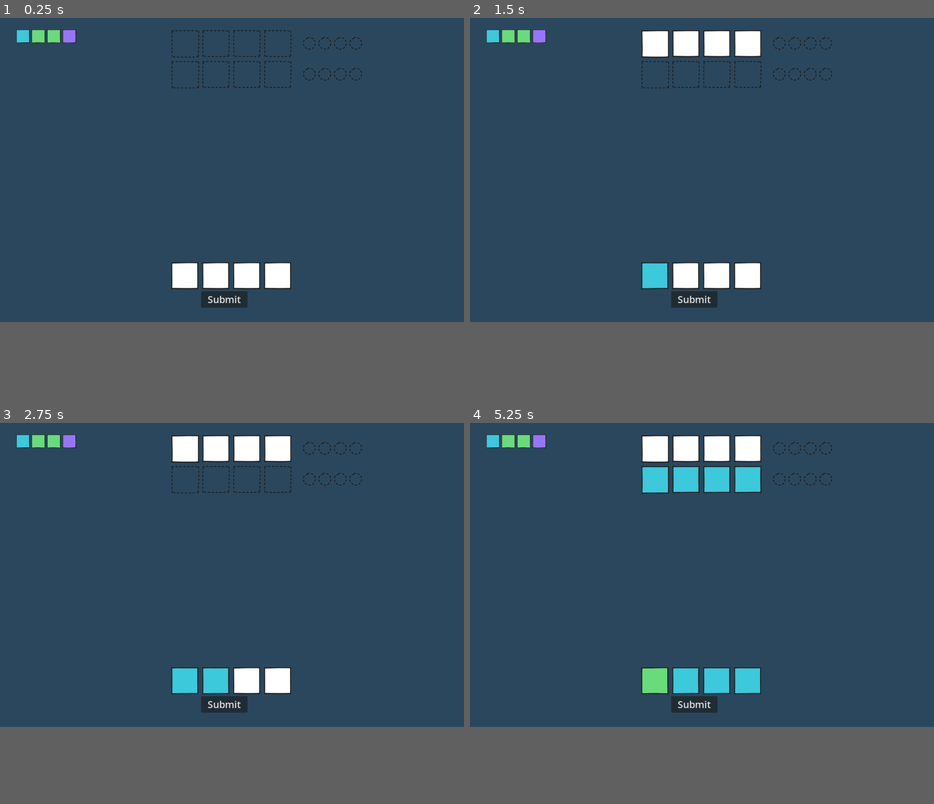
Above: before the commit, frames 1-4 (two rows, left to right).
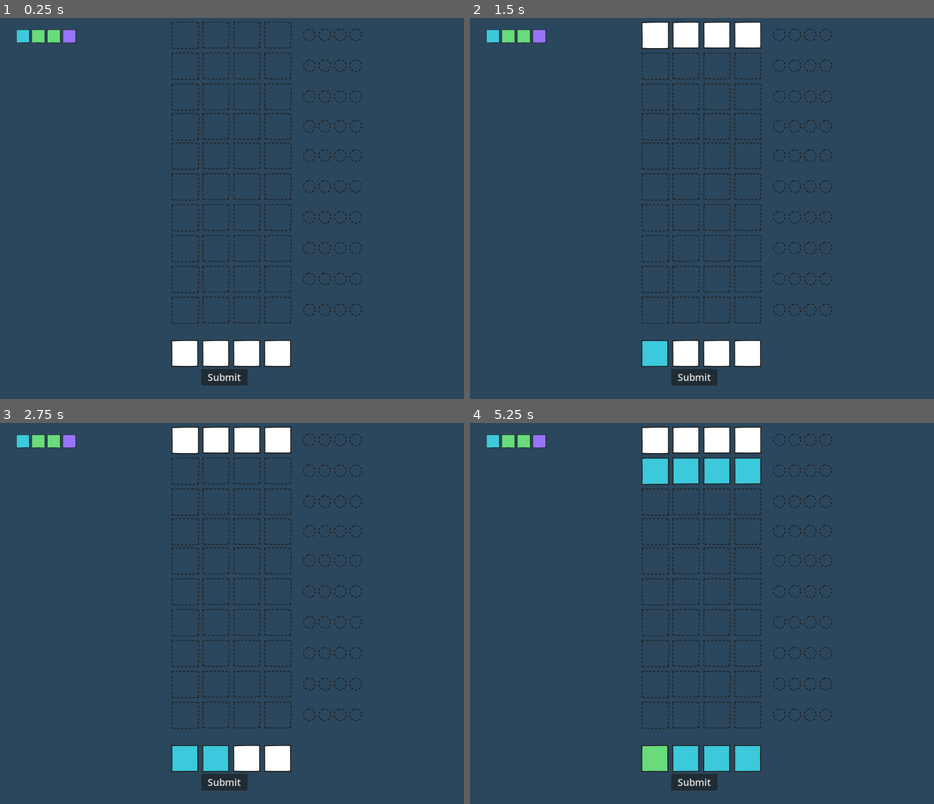
Above: after the commit, the same moments.

Repository: mromphf/mastermind
Game: Godot game, scene res://root.tscn
Same seed, same stepped clock (60 frames per second), same inputs: the game is played once before the commit and once after it.
Inputs (mouse positions are in pixels of both pictures, inside the frame that each line leads up to; where the layout moved, square brackets give the same spot in the first picture):
- Up to frame 1 (0.25 s): no input
- Up to frame 2 (1.5 s): click "Submit" at 0.5 s; click (655, 284) [655, 277] at 1.25 s
- Up to frame 3 (2.75 s): click (218, 689) [218, 682] at 2 s
- Up to frame 4 (5.25 s): click (715, 689) [715, 682] at 2.75 s; click (748, 689) [748, 682] at 3.5 s; click "Submit" at 4.25 s; click (655, 689) [655, 682] at 5 s
In our replay, the window is 800x533 before the commit and 800x666 after it. These sizes can differ from the game's own. Grey fills any space a smaller window leaves; there, only what the larger window draws over its background counts as a difference.

The runs differ from the first frame. In frame 1, 6.0% of the frame differs, in the area x 36-78%, y 0-97%; in frame 2, 6.9%; in frame 3, 6.9%; in frame 4, 7.6%.

Commit message:
Increase game height and add all output rows.

Diff:
--- a/Board.tscn
+++ b/Board.tscn
@@ -13,7 +13,7 @@
 offset_left = -80.0
 offset_top = -80.0
 offset_right = 1280.0
-offset_bottom = 880.0
+offset_bottom = 1000.0
 texture = SubResource("CanvasTexture_rbagi")
 
 [node name="OutputHousing" type="Control" parent="."]
@@ -24,7 +24,31 @@
 offset_bottom = 800.0
 
 [node name="output1" parent="OutputHousing" instance=ExtResource("1_2df6f")]
-position = Vector2(40, 40)
+position = Vector2(40, 18)
 
 [node name="output2" parent="OutputHousing" instance=ExtResource("1_2df6f")]
-position = Vector2(40, 120)
+position = Vector2(40, 98)
+
+[node name="output3" parent="OutputHousing" instance=ExtResource("1_2df6f")]
+position = Vector2(40, 178)
+
+[node name="output4" parent="OutputHousing" instance=ExtResource("1_2df6f")]
+position = Vector2(40, 255)
+
+[node name="output5" parent="OutputHousing" instance=ExtResource("1_2df6f")]
+position = Vector2(40, 331)
+
+[node name="output6" parent="OutputHousing" instance=ExtResource("1_2df6f")]
+position = Vector2(40, 411)
+
+[node name="output7" parent="OutputHousing" instance=ExtResource("1_2df6f")]
+position = Vector2(40, 491)
+
+[node name="output8" parent="OutputHousing" instance=ExtResource("1_2df6f")]
+position = Vector2(40, 571)
+
+[node name="output9" parent="OutputHousing" instance=ExtResource("1_2df6f")]
+position = Vector2(40, 651)
+
+[node name="output10" parent="OutputHousing" instance=ExtResource("1_2df6f")]
+position = Vector2(40, 731)
--- a/HUD.tscn
+++ b/HUD.tscn
@@ -11,9 +11,9 @@
 [node name="Submit" type="Button" parent="."]
 layout_mode = 2
 offset_left = 520.0
-offset_top = 720.0
+offset_top = 922.0
 offset_right = 640.0
-offset_bottom = 763.0
+offset_bottom = 965.0
 theme_override_font_sizes/font_size = 25
 text = "Submit"
 
@@ -62,29 +62,29 @@
 [node name="Selector1" parent="Selections" instance=ExtResource("2_f1ncc")]
 layout_mode = 2
 offset_left = 440.0
-offset_top = 640.0
+offset_top = 842.0
 offset_right = 517.0
-offset_bottom = 720.0
+offset_bottom = 922.0
 
 [node name="Selector2" parent="Selections" instance=ExtResource("2_f1ncc")]
 layout_mode = 2
 offset_left = 520.0
-offset_top = 640.0
+offset_top = 842.0
 offset_right = 597.0
-offset_bottom = 720.0
+offset_bottom = 922.0
 
 [node name="Selector3" parent="Selections" instance=ExtResource("2_f1ncc")]
 layout_mode = 2
 offset_left = 600.0
-offset_top = 640.0
+offset_top = 842.0
 offset_right = 680.0
-offset_bottom = 720.0
+offset_bottom = 922.0
 
 [node name="Selector4" parent="Selections" instance=ExtResource("2_f1ncc")]
 layout_mode = 2
 offset_left = 680.0
-offset_top = 640.0
+offset_top = 842.0
 offset_right = 757.0
-offset_bottom = 719.0
+offset_bottom = 921.0
 
 [connection signal="pressed" from="Submit" to="." method="_on_submit"]
--- a/project.godot
+++ b/project.godot
@@ -18,7 +18,7 @@
 [display]
 
 window/size/viewport_width=1200
-window/size/viewport_height=800
+window/size/viewport_height=1000
 window/size/resizable=false
 
 [filesystem]
